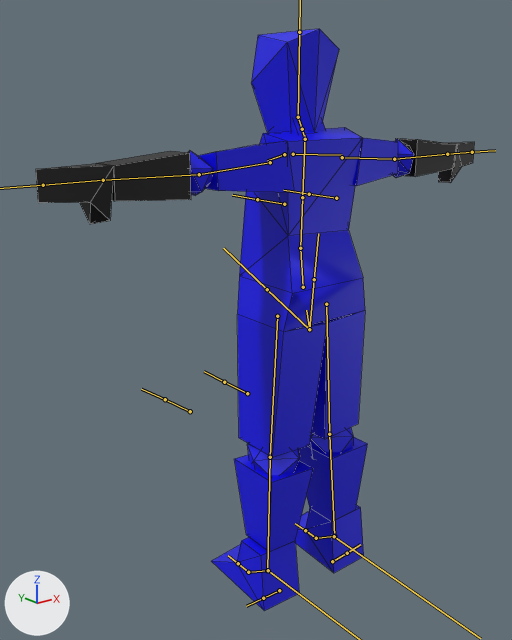
The FBX model Assets/Scenes/SScenes/OBJ/Human_Kub/Human_blu.fbx as it was, and as the next commit left it.
Before and after are seen from a 50 mm lens placed at (-0.673, -0.739, 0.738), pointed at (-0.011, 0.089, 0.407). The axes (+X, +Y, +Z) are drawn at lower left. The lights are the same throughout. The bones that bend it are drawn over the model as lines. Mesh edges are drawn as thin lines.

Objects in the first picture: 'Human'.
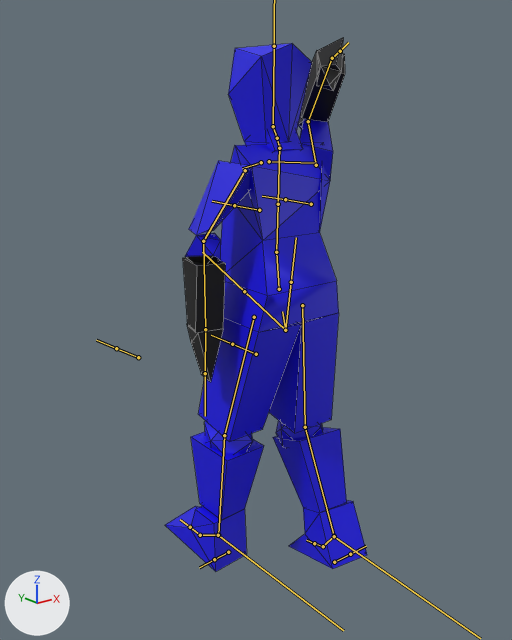
The newer file adds an action. The first version stands in its rest pose; the second is drawn at frame 12 of the action 'metarig.001|Gun'.

Where the change shows, as pixel boxes [x1, y1, x2, y2] in the pictures (512 x 640 px):
'Human', posed (54% narrower, 8% shorter): before [36, 29, 474, 611]; after [165, 38, 367, 572]
bone 'spine.001', root to tip: before (303, 287) to (300, 248); after (279, 289) to (276, 252)
bone 'thigh.L', root to tip: before (326, 304) to (329, 434); after (302, 305) to (305, 427)
bone 'shin.L', root to tip: before (329, 434) to (334, 536); after (305, 427) to (334, 536)
bone 'thigh.R', root to tip: before (277, 316) to (270, 457); after (254, 317) to (224, 435)
bone 'shin.R', root to tip: before (270, 457) to (267, 570); after (224, 435) to (218, 535)
bone 'upper_arm.L', root to tip: before (342, 157) to (394, 159); after (316, 165) to (308, 121)
bone 'forearm.L', root to tip: before (394, 159) to (447, 154); after (308, 121) to (332, 58)
bone 'hand.L', root to tip: before (447, 154) to (472, 152); after (332, 58) to (340, 51)
bone 'upper_arm.R', root to tip: before (270, 162) to (199, 174); after (245, 170) to (203, 241)
bone 'forearm.R', root to tip: before (199, 174) to (103, 180); after (203, 241) to (205, 329)

What the commit changed:
Bone 'spine.001' (bone_spine_001) moves from (0.0, 0.0, 0.0) to (0.0, -0.008, 0.054).
Bone 'thigh.L' (bone_thigh_l) turns from (0, 0, 0) to (-3, 8, 1) degrees about its own x, y and z.
Bone 'shin.L' (bone_shin_l) turns from (0, 0, 0) to (23, 0, 0) degrees about its own x, y and z.
Bone 'thigh.R' (bone_thigh_r) turns from (0, 0, 0) to (-16, -6, 1) degrees about its own x, y and z.
Bone 'shin.R' (bone_shin_r) turns from (0, 0, 0) to (9, 0, 1) degrees about its own x, y and z.
Bone 'upper_arm.L' (bone_upper_arm_l) turns from (0, 0, 0) to (-110, 23, -104) degrees about its own x, y and z.
Bone 'forearm.L' (bone_forearm_l) turns from (0, 0, 0) to (-78, -8, -112) degrees about its own x, y and z.
Bone 'hand.L' (bone_hand_l) turns from (0, 0, 0) to (17, -6, -40) degrees about its own x, y and z.
Bone 'upper_arm.R' (bone_upper_arm_r) turns from (0, 0, 0) to (5, -4, 57) degrees about its own x, y and z.
Bone 'forearm.R' (bone_forearm_r) turns from (0, 0, 0) to (95, -74, -61) degrees about its own x, y and z.
